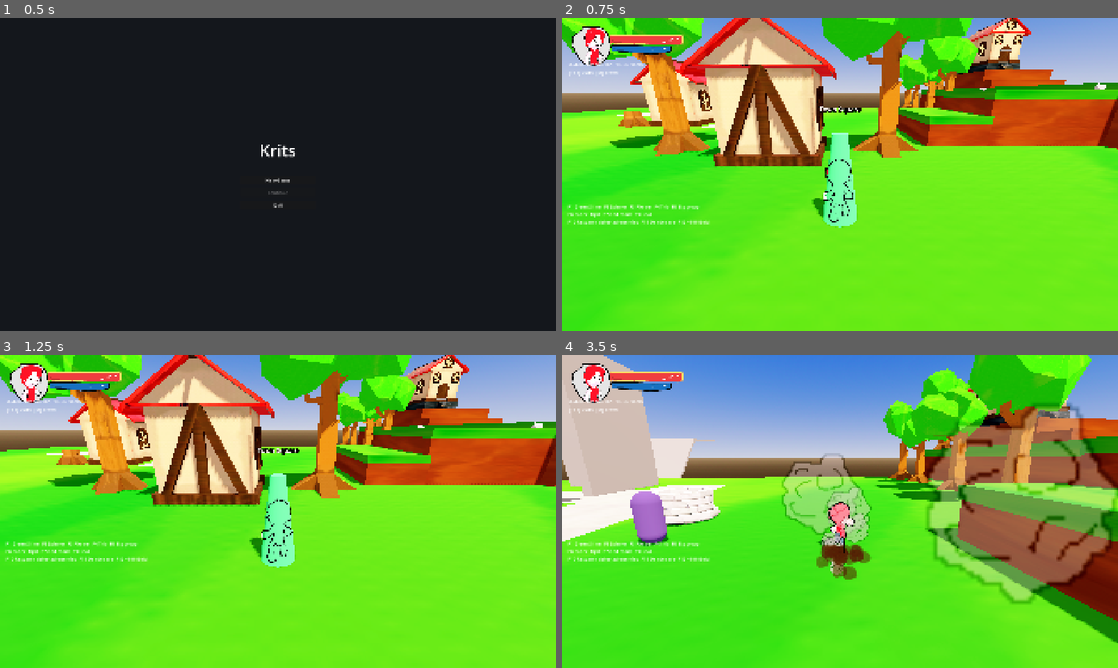
Above: before the commit, frames 1-4 (two rows, left to right).
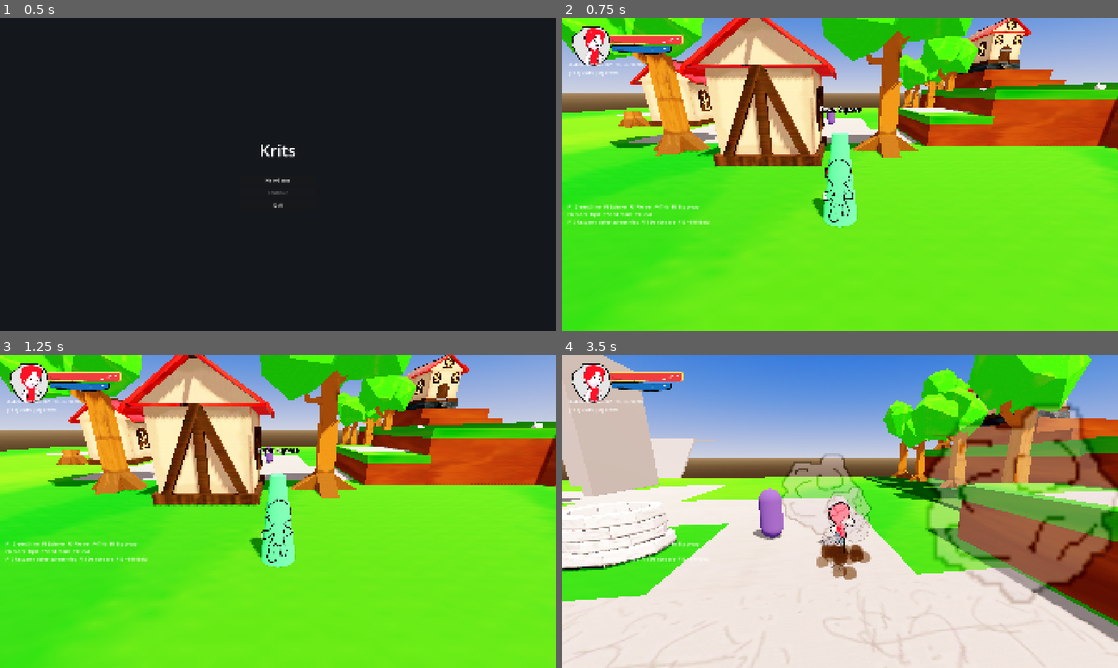
Above: after the commit, the same moments.

Repository: doggoanim/Krits
Game: Godot game, scene res://ui/main_menu.tscn
Two runs of this game, one before a commit and one after it. Both use one fixed random seed, a clock stepped at 60 frames per second and the inputs below.
Inputs (mouse positions are in pixels of both pictures, inside the frame that each line leads up to):
- Up to frame 1 (0.5 s): no input
- Up to frame 2 (0.75 s): click "New Game" at 0.5 s
- Up to frame 3 (1.25 s): no input
- Up to frame 4 (3.5 s): tap Enter at 1.25 s; move the mouse to (867, 511) at 1.27 s; hold Ctrl (crouch_pound) 1.28-2.03 s; hold W (move_forward) from 1.28 s (still down); click (867, 511) at 1.42 s; tap Space (jump) at 1.52, 2.27 s; move the mouse to (812, 511) at 2.02 s; tap E (interact) at 2.1 s; move the mouse to (851, 505) at 2.77 s; hold Shift (roll_dive) from 2.78 s (still down)

Frame 1 is identical in both runs. In frame 2, 1.0% of the frame differs, in the area x 12-74%, y 28-40%; in frame 3, 1.1%; in frame 4, 39%, in the area x 0-100%, y 38-100%.

Commit message:
more level design stuff

Diff:
--- a/world/hometown.tscn
+++ b/world/hometown.tscn
@@ -6,7 +6,7 @@
 [ext_resource type="Texture2D" uid="uid://dnow7nufbdxah" path="res://assets/textures/dirt.jpg" id="1_o4qy2"]
 [ext_resource type="Script" uid="uid://cs21yl2vng0jt" path="res://world/shop_keeper.gd" id="1_shopkeeper"]
 [ext_resource type="Script" uid="uid://c4mis6pkpkvbk" path="res://world/spawnpoint.gd" id="1_spawn"]
-[ext_resource type="Texture2D" uid="uid://b20u5e8schxwc" path="res://assets/textures/cobblestone_path.jpg" id="2_8ru6n"]
+[ext_resource type="Texture2D" uid="uid://c2w2a0xs5ukn6" path="res://assets/world/rock_1_Rock.png" id="2_aa14t"]
 [ext_resource type="PackedScene" uid="uid://dld5ve85ktgju" path="res://assets/world/lake_chesburg.glb" id="2_l8gsu"]
 [ext_resource type="PackedScene" uid="uid://bcrwgpmkdcdkv" path="res://assets/world/rock_1.glb" id="8_cx2cw"]
 [ext_resource type="PackedScene" uid="uid://c18rqgadpyua4" path="res://assets/world/rock_2.glb" id="9_38blh"]
@@ -33,16 +33,39 @@
 [sub_resource type="BoxMesh" id="Mesh_Ground"]
 size = Vector3(80.625, 1, 66.97)
 
+[sub_resource type="StandardMaterial3D" id="StandardMaterial3D_3y8fk"]
+albedo_color = Color(0.36603698, 0.4807816, 0.17946365, 1)
+albedo_texture = ExtResource("1_epjlq")
+
+[sub_resource type="BoxMesh" id="BoxMesh_2m3w5"]
+size = Vector3(9, 0.18430497, 26)
+
+[sub_resource type="CompressedTexture2D" id="CompressedTexture2D_aa14t"]
+load_path = "res://.godot/imported/dirt.jpg-eb4f7b21298ca3bfea99ac51b4ec8125.s3tc.ctex"
+
+[sub_resource type="StandardMaterial3D" id="StandardMaterial3D_256to"]
+albedo_color = Color(0.6509804, 0.42745098, 0.11372549, 1)
+albedo_texture = SubResource("CompressedTexture2D_aa14t")
+
+[sub_resource type="BoxMesh" id="BoxMesh_3y8fk"]
+size = Vector3(80.625, 7, 66.97)
+
 [sub_resource type="BoxShape3D" id="BoxShape3D_38blh"]
 size = Vector3(80.625, 1, 66.97)
 
 [sub_resource type="StandardMaterial3D" id="StandardMaterial3D_6yx7h"]
 albedo_color = Color(0.74138474, 0.7413847, 0.74138457, 1)
-albedo_texture = ExtResource("2_8ru6n")
+albedo_texture = ExtResource("2_aa14t")
 uv1_scale = Vector3(0.19, 0.19, 0.19)
 uv1_triplanar = true
 
 [sub_resource type="PlaneMesh" id="PlaneMesh_8ru6n"]
+size = Vector2(21.015, 6.185)
+
+[sub_resource type="PlaneMesh" id="PlaneMesh_aa14t"]
+size = Vector2(21.015, 6.185)
+
+[sub_resource type="PlaneMesh" id="PlaneMesh_256to"]
 size = Vector2(21.015, 6.185)
 
 [sub_resource type="BoxMesh" id="BoxMesh_bf34x"]
@@ -156,6 +179,16 @@
 material_override = SubResource("Mat_Grass")
 mesh = SubResource("Mesh_Ground")
 
+[node name="Mesh3" type="MeshInstance3D" parent="Terrain/Ground" unique_id=1376292498]
+transform = Transform3D(1, 0, 0, 0, 1, 0, 0, 0, 1, 21.163155, 0.59215254, -17.604464)
+material_override = SubResource("StandardMaterial3D_3y8fk")
+mesh = SubResource("BoxMesh_2m3w5")
+
+[node name="Mesh2" type="MeshInstance3D" parent="Terrain/Ground" unique_id=247710429]
+transform = Transform3D(1, 0, 0, 0, 1, 0, 0, 0, 1, 0.00048160553, -4, 0.022073746)
+material_override = SubResource("StandardMaterial3D_256to")
+mesh = SubResource("BoxMesh_3y8fk")
+
 [node name="CollisionShape3D" type="CollisionShape3D" parent="Terrain/Ground" unique_id=26156260]
 transform = Transform3D(1, 0, 0, 0, 1, 0, 0, 0, 1, 0.00048160553, 0, 0.022073746)
 shape = SubResource("BoxShape3D_38blh")
@@ -169,12 +202,41 @@
 material_override = SubResource("StandardMaterial3D_6yx7h")
 mesh = SubResource("PlaneMesh_8ru6n")
 
+[node name="Path4" type="StaticBody3D" parent="Terrain" unique_id=983156601]
+transform = Transform3D(1, 0, 0, 0, 1, 0, 0, 0, 1, 20, 0.015129685, 18)
+collision_layer = 129
+
+[node name="Mesh" type="MeshInstance3D" parent="Terrain/Path4" unique_id=148033664]
+transform = Transform3D(1, 0, 0, 0, 1, 0, 0, 0, 1, -16.89062, 0, -17.511608)
+material_override = SubResource("StandardMaterial3D_6yx7h")
+mesh = SubResource("PlaneMesh_8ru6n")
+
+[node name="Mesh4" type="MeshInstance3D" parent="Terrain/Path4" unique_id=1708337535]
+transform = Transform3D(0.53424793, 0, 0, 0, 1, 0, 0, 0, 1, -14.6906185, 0, -29.111609)
+material_override = SubResource("StandardMaterial3D_6yx7h")
+mesh = SubResource("PlaneMesh_aa14t")
+
+[node name="Mesh5" type="MeshInstance3D" parent="Terrain/Path4" unique_id=415387804]
+transform = Transform3D(-1.2309125e-08, 0, 1, 0, 1, 0, -0.2816, 0, -4.371139e-08, -12.090619, 0, -23.39161)
+material_override = SubResource("StandardMaterial3D_6yx7h")
+mesh = SubResource("PlaneMesh_aa14t")
+
+[node name="Mesh2" type="MeshInstance3D" parent="Terrain/Path4" unique_id=849952605]
+transform = Transform3D(0.19500001, 0, 0, 0, 1, 0, 0, 0, 1, -4.145619, 1.9999999, -17.511608)
+material_override = SubResource("StandardMaterial3D_6yx7h")
+mesh = SubResource("PlaneMesh_256to")
+
+[node name="Mesh3" type="MeshInstance3D" parent="Terrain/Path4" unique_id=614733775]
+transform = Transform3D(0.40755004, 0, 0, 0, 1, 0, 0, 0, 1, 2.0304213, 3.5188646, -17.511608)
+material_override = SubResource("StandardMaterial3D_6yx7h")
+mesh = SubResource("PlaneMesh_256to")
+
 [node name="Path2" type="StaticBody3D" parent="Terrain" unique_id=535180128]
-transform = Transform3D(-4.371139e-08, 0, -1, 0, 1, 0, 1, 0, -4.371139e-08, -3.2953312, 0.015129685, -13.578563)
+transform = Transform3D(-4.371139e-08, 0, -1, 0, 1, 0, 1, 0, -4.371139e-08, -3.2953312, 0.015129685, -13.535654)
 collision_layer = 129
 
 [node name="Mesh" type="MeshInstance3D" parent="Terrain/Path2" unique_id=1857851808]
-transform = Transform3D(1, 0, 0, 0, 1, 0, 0, 0, 1, 0.00048160553, 0, 0.022073746)
+transform = Transform3D(1, 0, 0, 0, 1, 0, 0, 0, 1, 0.45304394, 0, 0.022073746)
 material_override = SubResource("StandardMaterial3D_6yx7h")
 mesh = SubResource("PlaneMesh_8ru6n")
 
@@ -346,7 +408,7 @@
 [node name="NPCs" type="Node3D" parent="." unique_id=298095596]
 
 [node name="ElderMira" type="StaticBody3D" parent="NPCs" unique_id=-1165481586]
-transform = Transform3D(1, 0, 0, 0, 1, 0, 0, 0, 1, 3, 0, -6)
+transform = Transform3D(1, 0, 0, 0, 1, 0, 0, 0, 1, 7, 0, -6)
 script = ExtResource("1_npc")
 dialogue = ExtResource("1_mira_dialogue")
 
@@ -422,7 +484,7 @@
 transform = Transform3D(1, 0, 0, 0, 1, 0, 0, 0, 1, -20.280123, 1.2179992, 28.97976)
 
 [node name="well" parent="." unique_id=1061802426 instance=ExtResource("20_38blh")]
-transform = Transform3D(1, 0, 0, 0, 1, 0, 0, 0, 1, 2.4198782, 0.034999855, -9.390406)
+transform = Transform3D(1, 0, 0, 0, 1, 0, 0, 0, 1, 2.4198782, 0.034999855, -5.3904057)
 
 [node name="house_chesburg_3" parent="." unique_id=1391076820 instance=ExtResource("24_iolvd")]
 transform = Transform3D(1, 0, 0, 0, 1, 0, 0, 0, 1, 34.33178, 5.9844084, -24.818865)
